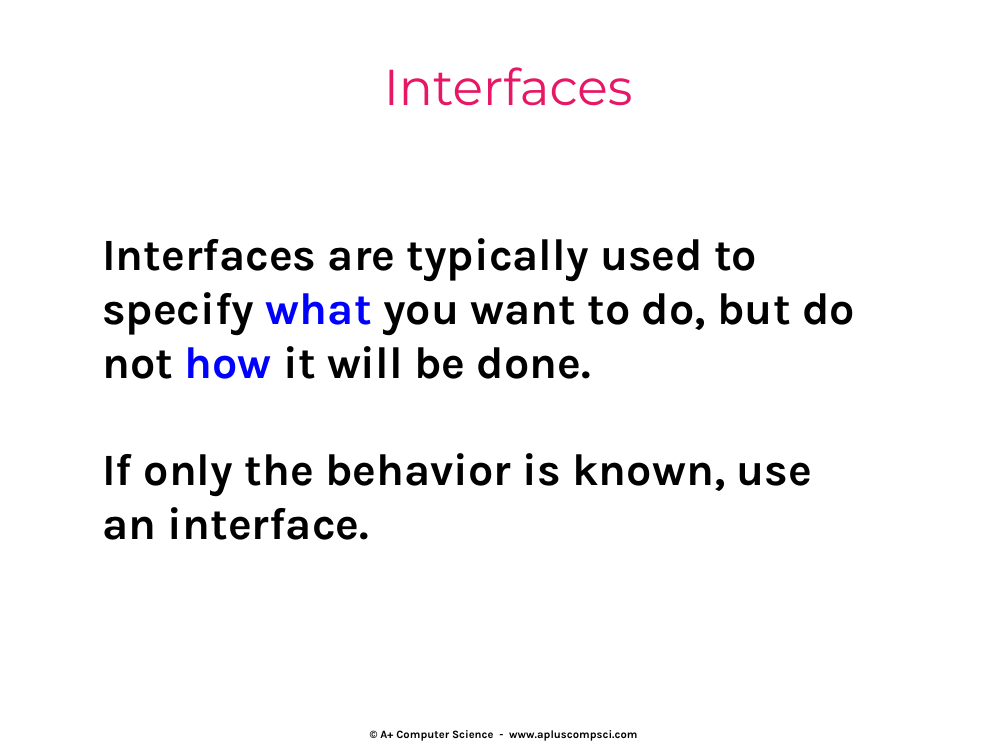
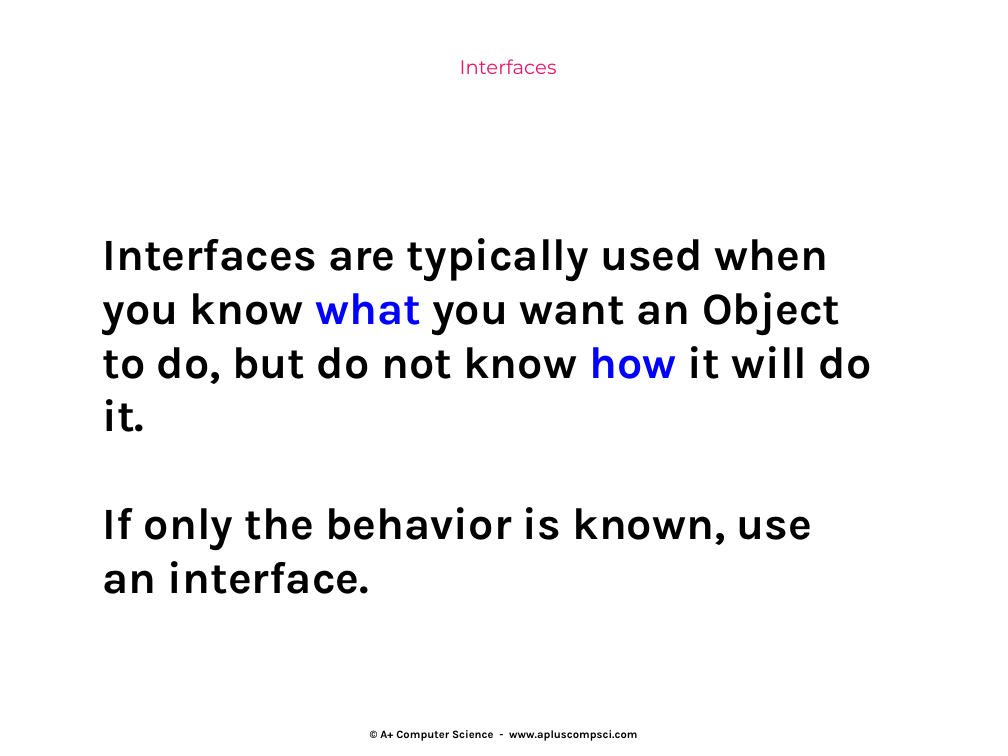
Before and after one commit to Cy-FairCS/cs3, a slide deck: slide 4 of u04b_interfaces/notes/_a_interfaces notes.pptx. Drawn at 1008x756 pixels with LibreOffice and Linux fonts; fonts in the diff are those of the drawing. Boxes give left, top, right and bottom in pixels: in the first picture for what was removed or moved away, otherwise in the second. Text is boxed around its words. In the diff, an @@ line names an element or a change of style, - is before the commit and + after.

```diff
--- a/u04b_interfaces/notes/_a_interfaces notes.pptx
+++ b/u04b_interfaces/notes/_a_interfaces notes.pptx
@@ text "Interfaces" at (460, 59, 557, 74): size 36 to 14 pt @@
@@ text at (102, 238, 872, 432): text changed @@
-Interfaces are typically used to specify what you want to do, but do not how it will be done.
+Interfaces are typically used when you know what you want an Object to do, but do not know how it will do it.
```
Also in this commit, not shown: 53 other slides changed, 7 slides removed, 1 other file.
